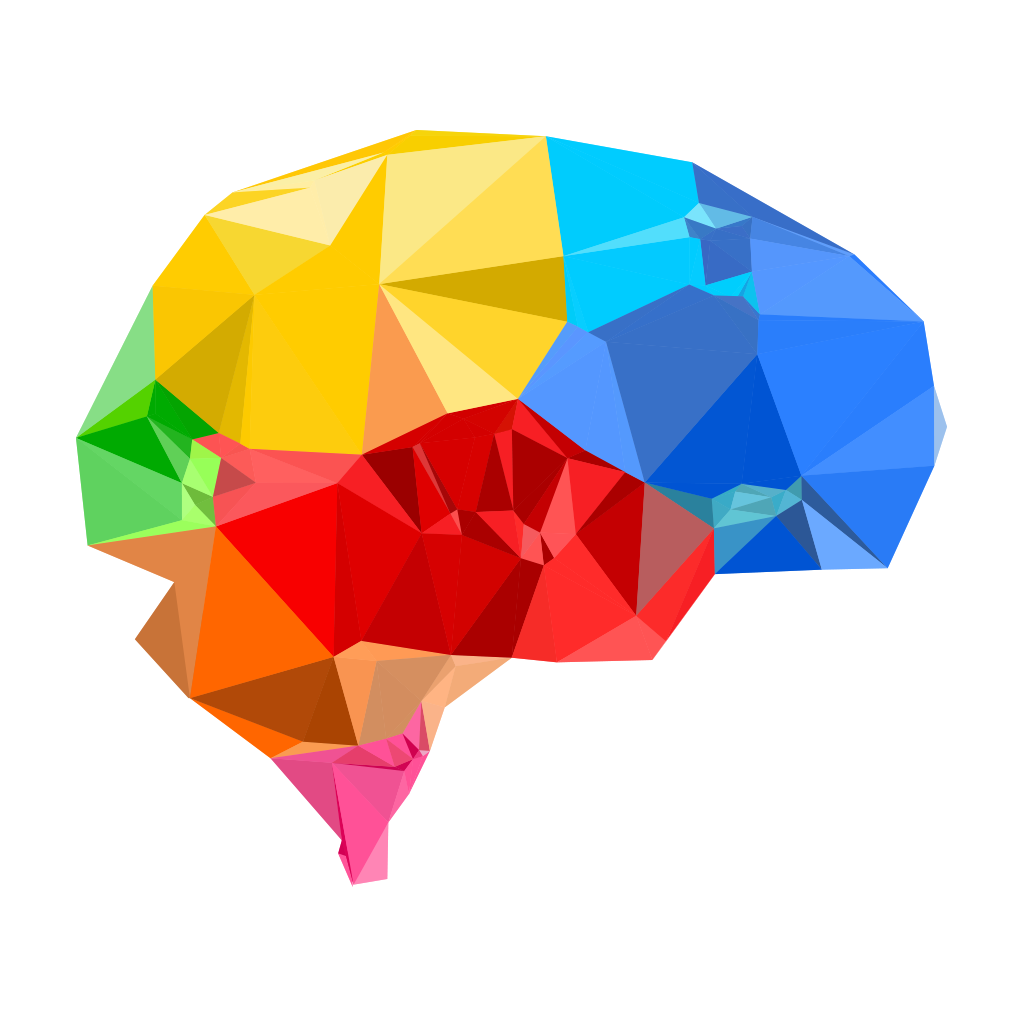
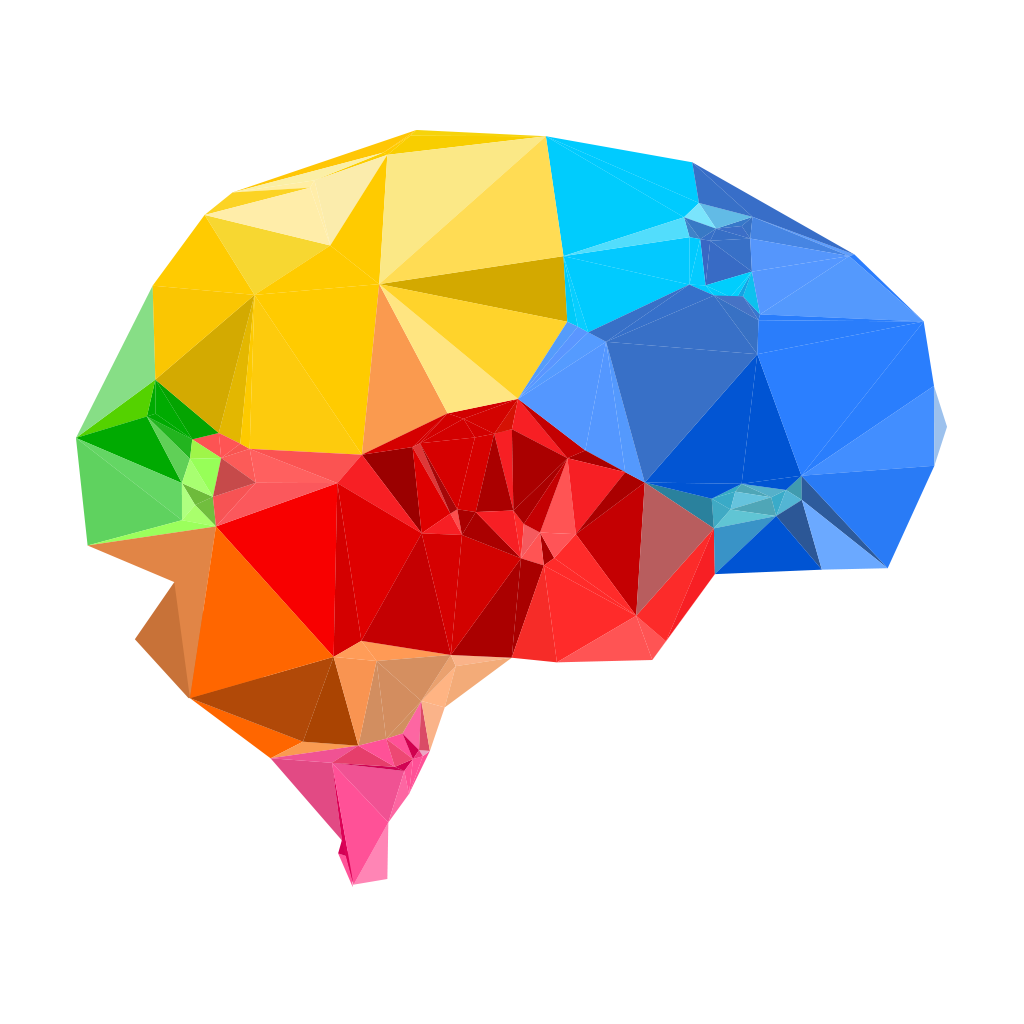
Two versions of the same layered image (1024×1024). Layer-by-layer changes:
removed layer "YouPickArtwork copy" over left=76, top=130, right=947, bottom=887
hid "Background" over left=76, top=130, right=947, bottom=887
